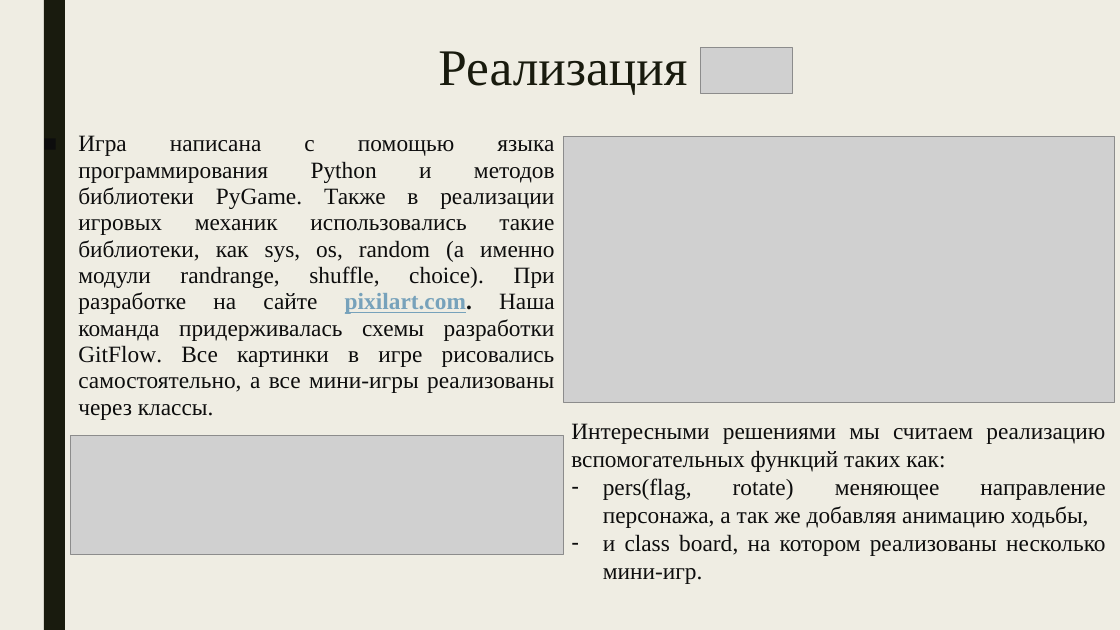
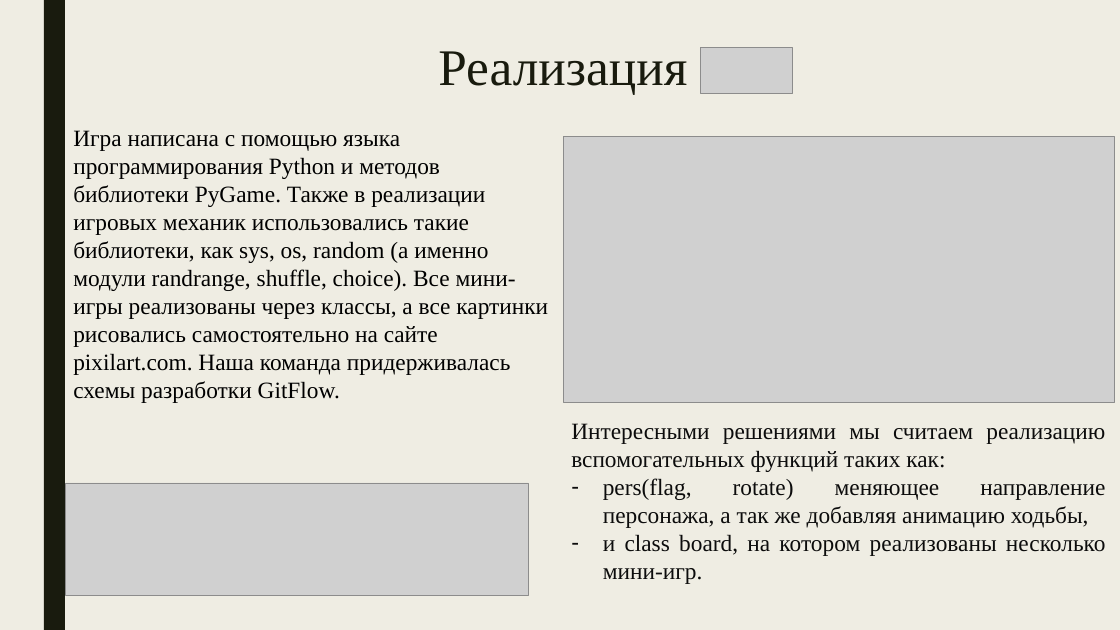
Before and after one commit to Egor4ik-Gal/pygame-project, a slide deck: slide 3 of Утренняя сказка.pptx. Drawn at 1120x630 pixels with LibreOffice and Linux fonts; fonts in the diff are those of the drawing; grey boxes stand for pictures. Boxes give left, top, right and bottom in pixels: in the first picture for what was removed or moved away, otherwise in the second. Text is boxed around its words. In the diff, an @@ line names an element or a change of style, - is before the commit and + after.

```diff
--- a/Утренняя сказка.pptx
+++ b/Утренняя сказка.pptx
@@ text at box(73, 130, 548, 403): text changed; text colour #0D0D0D to #000000 @@
-■ Игра написана с помощью языка программирования Python и методов библиотеки PyGame. Также в реализации игровых механик использовались такие библиотеки, как sys, os, random (а именно модули randrange, shuffle, choice). При разработке на сайте pixilart.com. Наша команда придерживалась схемы разработки GitFlow. Все картинки в игре рисовались самостоятельно, а все мини-игры реализованы через классы.
+Игрa написана с помощью языка программирования Python и методов библиотеки PyGame. Также в реализации игровых механик использовались такие библиотеки, как sys, os, random (а именно модули randrange, shuffle, choice). Все мини-игры реализованы через классы, а все картинки рисовались самостоятельно на сайте pixilart.com. Наша команда придерживалась схемы разработки GitFlow.
@@ text "Интересными решениями мы считаем реализацию ..." at box(571, 423, 1106, 584): text colour #0D0D0D to #0C0C0C @@
@@ picture: place and size @@
-picture at box(71, 435, 563, 555)
+picture at box(65, 483, 528, 595)
```
Also in this commit, not shown: 1 other slide changed.
